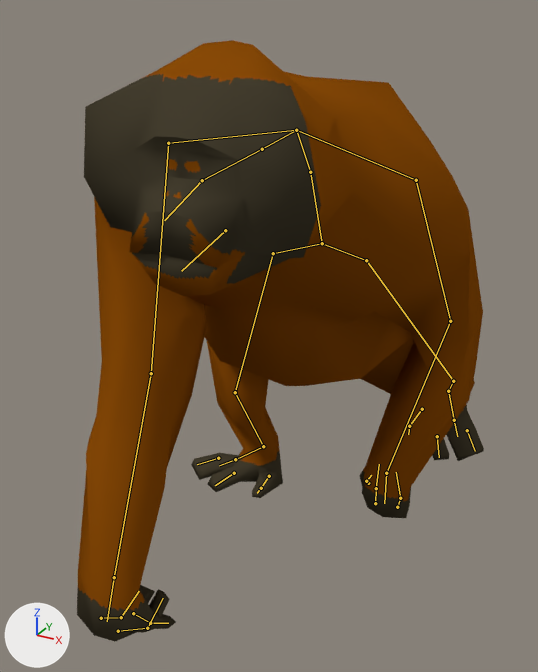
What one commit did to the Blender file ape/orangutan/ape_orangutan.blend.
Both versions are drawn from a 50 mm lens placed at (1.93, -4.17, 3.49), pointed at (-0.23, -0.23, 1.52). The axes (+X, +Y, +Z) are drawn at lower left. The lights are the same throughout. The older version comes first. Both versions are drawn at frame 74 of the action 'Orang_Walk'; the numbers are the values there. The bones that bend it are drawn over the model as lines.

Names of what the first picture shows: 'Orangutan'.
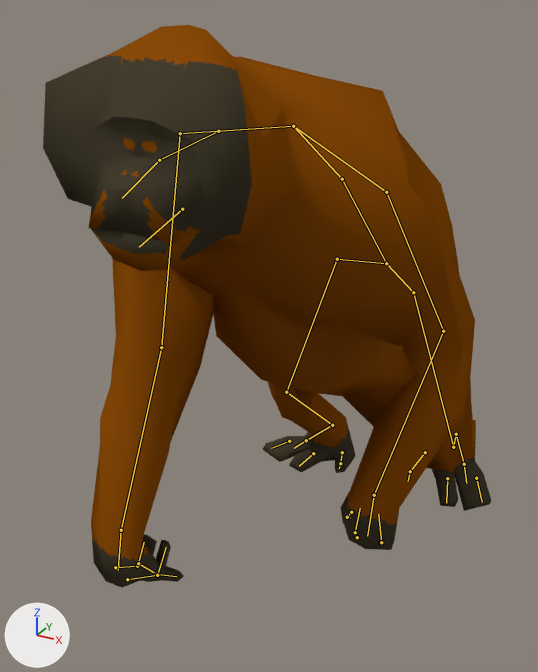
Changed parts and their boxes [x1, y1, x2, y2] in the pictures (538 x 672 px):
'Orangutan', posed (10% wider, 6% shorter)
    before: [77, 40, 484, 642]
    after: [43, 25, 492, 588]
bone 'Pelvis', root to tip
    before: (322, 243) to (310, 172)
    after: (386, 263) to (342, 179)
bone 'Spine', root to tip
    before: (310, 172) to (296, 130)
    after: (342, 179) to (293, 126)
bone 'Shoulder_L', root to tip
    before: (296, 130) to (416, 180)
    after: (293, 126) to (386, 192)
bone 'Finger_L', root to tip
    before: (397, 507) to (400, 498)
    after: (380, 542) to (381, 542)
bone 'Index_L', root to tip
    before: (375, 503) to (376, 488)
    after: (357, 537) to (355, 532)
bone 'Shoulder_R', root to tip
    before: (296, 130) to (168, 143)
    after: (293, 126) to (180, 133)
bone 'Finger_R', root to tip
    before: (101, 618) to (121, 617)
    after: (115, 567) to (137, 566)
bone 'Index_R', root to tip
    before: (118, 631) to (147, 628)
    after: (127, 579) to (157, 575)

The edits, one by one:
Bone 'Hand_IK_L' (bone_hand_ik_l) moves from (-0.06, -0.8, 1.57) to (-0.1, -0.75, 1.16).
Bone 'Hand_IK_L' (bone_hand_ik_l) turns from (25, -9, -25) to (4, -14, -18) degrees about its own x, y and z.
Bone 'Foot_IK_L' (bone_foot_ik_l) moves from (-0.04, -0.72, 0.57) to (0.13, -0.14, 0.45).
Bone 'Foot_IK_L' (bone_foot_ik_l) turns from (-3, -6, 18) to (-1, -22, 8) degrees about its own x, y and z.
Bone 'Elbow_IK_R' (bone_elbow_ik_r) moves from (0.07, 2.28, 1.25) to (0.52, 1.74, 1.27).
Bone 'Hand_IK_R' (bone_hand_ik_r) moves from (0.37, -0.26, -0.22) to (0.01, -0.42, 0.11).
Bone 'Hand_IK_R' (bone_hand_ik_r) turns from (2, 10, 24) to (6, 21, 25) degrees about its own x, y and z.
Bone 'Foot_IK_R' (bone_foot_ik_r) moves from (-0.04, 0.27, 0.03) to (0.2, -0.36, 0.04).
Bone 'Foot_IK_R' (bone_foot_ik_r) turns from (19, 8, -6) to (7, 0, -5) degrees about its own x, y and z.
Bone 'Pelvis' (bone_pelvis) moves from (-0.45, -0.36, 0.24) to (0.1, -0.38, 0.32).
Bone 'Pelvis' (bone_pelvis) turns from (-25, 5, -16) to (-30, -12, 13) degrees about its own x, y and z.
Bone 'Spine' (bone_spine) turns from (16, -3, -1) to (15, 3, -1) degrees about its own x, y and z.
Bone 'Shoulder_L' (bone_shoulder_l) turns from (3, 8, -11) to (6, 7, -6) degrees about its own x, y and z.
Bone 'Finger_L' (bone_finger_l) turns from (77, 2, -4) to (69, 1, -2) degrees about its own x, y and z.
Bone 'Index_L' (bone_index_l) turns from (76, 1, -6) to (69, 0, -3) degrees about its own x, y and z.
Bone 'Shoulder_R' (bone_shoulder_r) turns from (7, -14, 14) to (-1, -10, 20) degrees about its own x, y and z.
Bone 'Finger_R' (bone_finger_r) turns from (75, 2, -4) to (85, 3, -6) degrees about its own x, y and z.
Bone 'Index_R' (bone_index_r) turns from (76, 1, -5) to (86, 1, -8) degrees about its own x, y and z.
